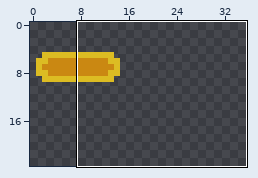
Pixel-art file, stored at android/assets/ase/bullet.ase. The picture above shows the old version from afar; the outline marks the close-up.
Close-up. Earlier state:
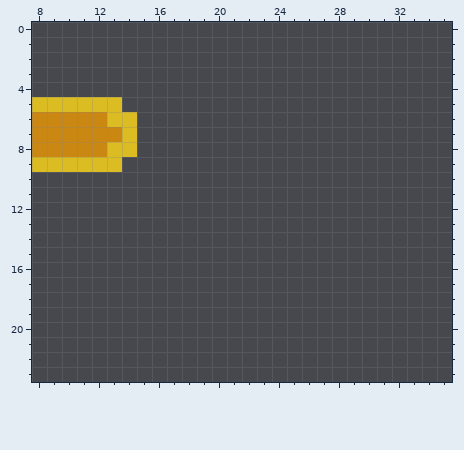
128x128 pixels, 1 frame. Shown: x 8..35, y 0..23. The wide view leaves out empty margins.
New version:
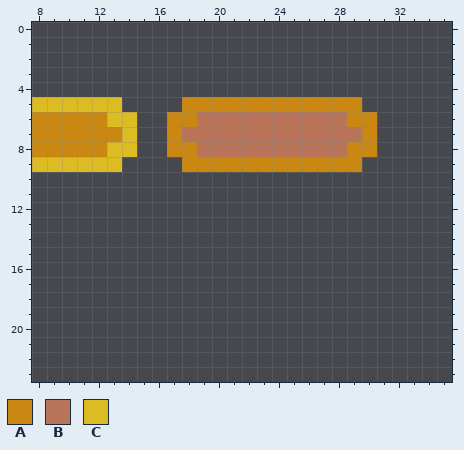
Palette (. is transparent): A #ca8812  B #b8755a  C #dcbc23
Author's note on the commit: Silver bullets
Changes in this commit:
layer "bullets/bullet B" added
--- layer "bullets/bullet B"
@@ x 15..32 @@
  4 ..................
- 5 ..................
- 6 ..................
- 7 ..................
- 8 ..................
- 9 ..................
+ 5 ...AAAAAAAAAAAA...
+ 6 ..AABBBBBBBBBBAA..
+ 7 ..ABBBBBBBBBBBBA..
+ 8 ..AABBBBBBBBBBAA..
+ 9 ...AAAAAAAAAAAA...
 10 ..................
